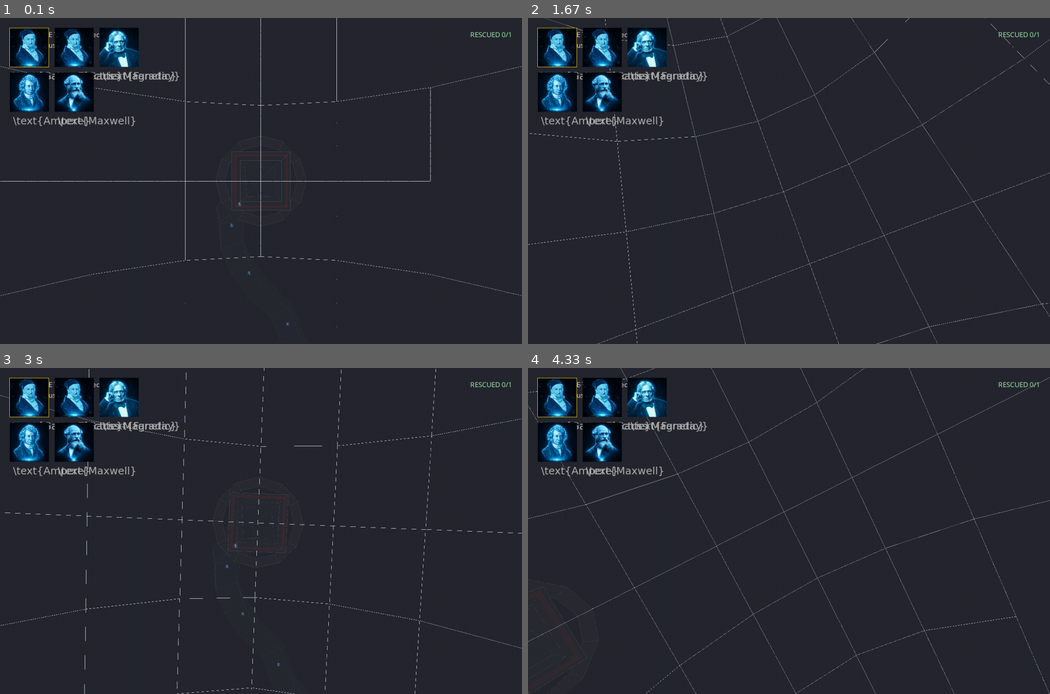
Above: before the commit, frames 1-4 (two rows, left to right).
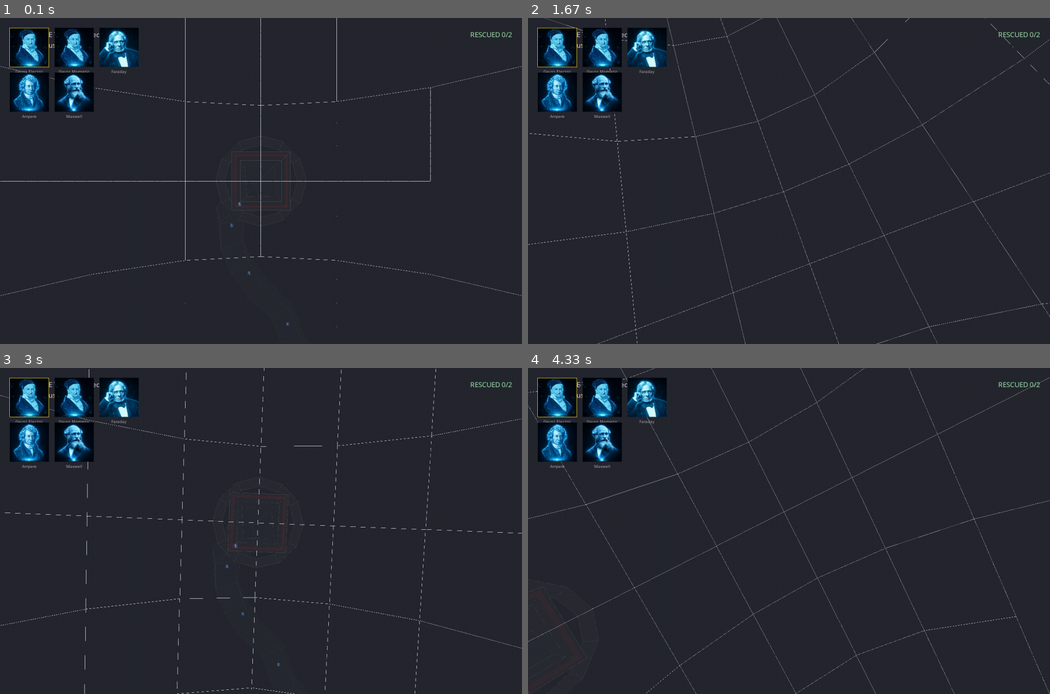
Above: after the commit, the same moments.

Repository: strulovitz/peaktogether-website
Game: pygame game, started from game_state_demo.py
Two runs of this game, one before a commit and one after it. Both use one fixed random seed, a clock stepped at 60 frames per second and the inputs below.
Inputs:
- Up to frame 1 (0.1 s): no input
- Up to frame 2 (1.67 s): hold Right 0.33-0.8 s; hold Up 0.83-1.13 s; hold Right 1.17-1.63 s
- Up to frame 3 (3 s): hold Left 1.67-2.2 s; hold Down 2.23-2.53 s; hold Left 2.57-2.97 s
- Up to frame 4 (4.33 s): hold Up 3-3.37 s; hold Right 3.4-4.03 s; hold Down from 4.07 s (still down)

The runs differ from the first frame. In frame 1, 0.6% of the frame differs, in the area x 2-99%, y 4-34%; in frame 2, 0.6%; in frame 3, 0.6%; in frame 4, 0.6%.

Commit message:
Fix: arsenal names use plain text (no raw \\text{}), rescue count shows people (x2 = couple per corridor). Delete _latex_safe_name.

Diff:
--- a/combat.py
+++ b/combat.py
@@ -44,13 +44,6 @@
         png = r.name.strip().replace(" ", "_") + "-hologram.png"
         arsenal.append({"id": tid, "name": r.name, "png": png})
     return arsenal[:9]  # 3x3 grid cap
-
-
-def _latex_safe_name(name):
-    s = name.strip()
-    for ch in ('\\', '&', '%', '$', '#', '_', '{', '}', '^', '~'):
-        s = s.replace(ch, '\\' + ch)
-    return r'\text{' + s + '}'
 
 
 class Combat:
@@ -376,10 +369,8 @@
                 draw_texture(tex, ox, oy, scale=scale)
 
             # name below face (top-left origin: y + ch)
-            draw_text_mathtext_2d(
-                cache, _latex_safe_name(weap["name"]),
-                sx, sy + ch + 4, color=(0.7, 0.7, 0.7), fontsize=13, scale=1.0,
-            )
+            draw_plain_text_2d(weap["name"], sx + cw // 2, sy + ch + 4,
+                               size=11, color=(0.7, 0.7, 0.7), align="center")
 
             # highlight loaded weapon
             if i == loaded_slot:
--- a/game_state.py
+++ b/game_state.py
@@ -110,7 +110,7 @@
 
     def rescued_count(self):
         done = sum(1 for r in self._records if r["rescued"])
-        return (done, len(self._records))
+        return (done * 2, len(self._records) * 2)  # 2 people per corridor
 
     def corridors_complete(self):
         done = sum(1 for r in self._records if r["complete"])
